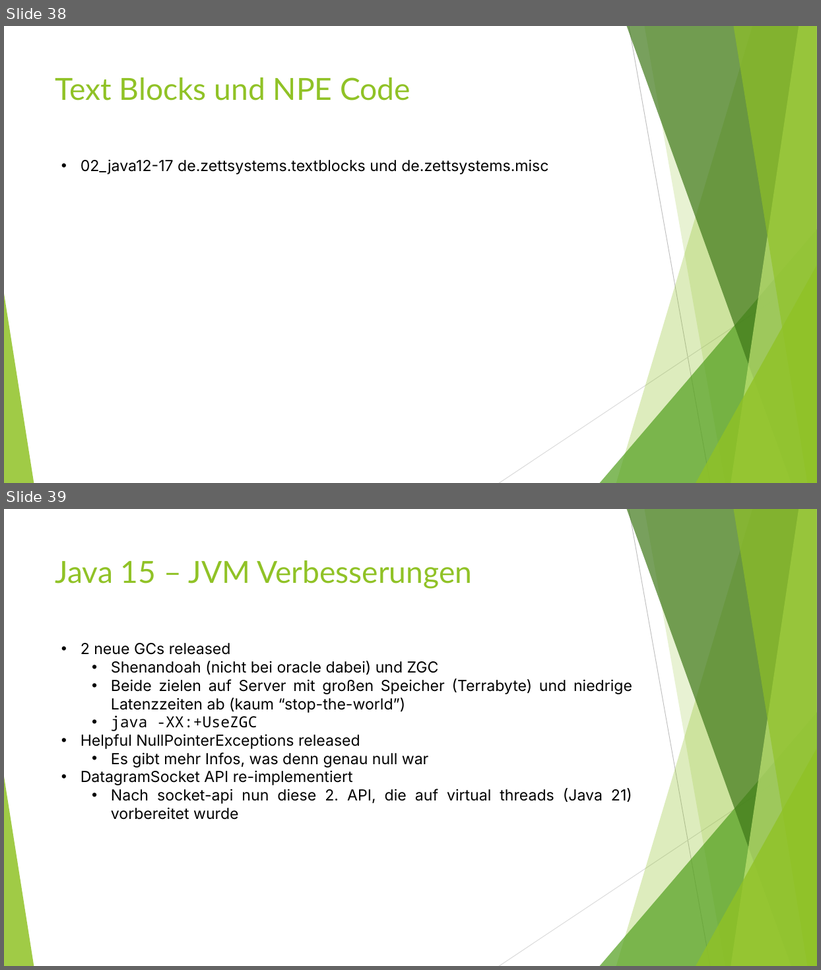
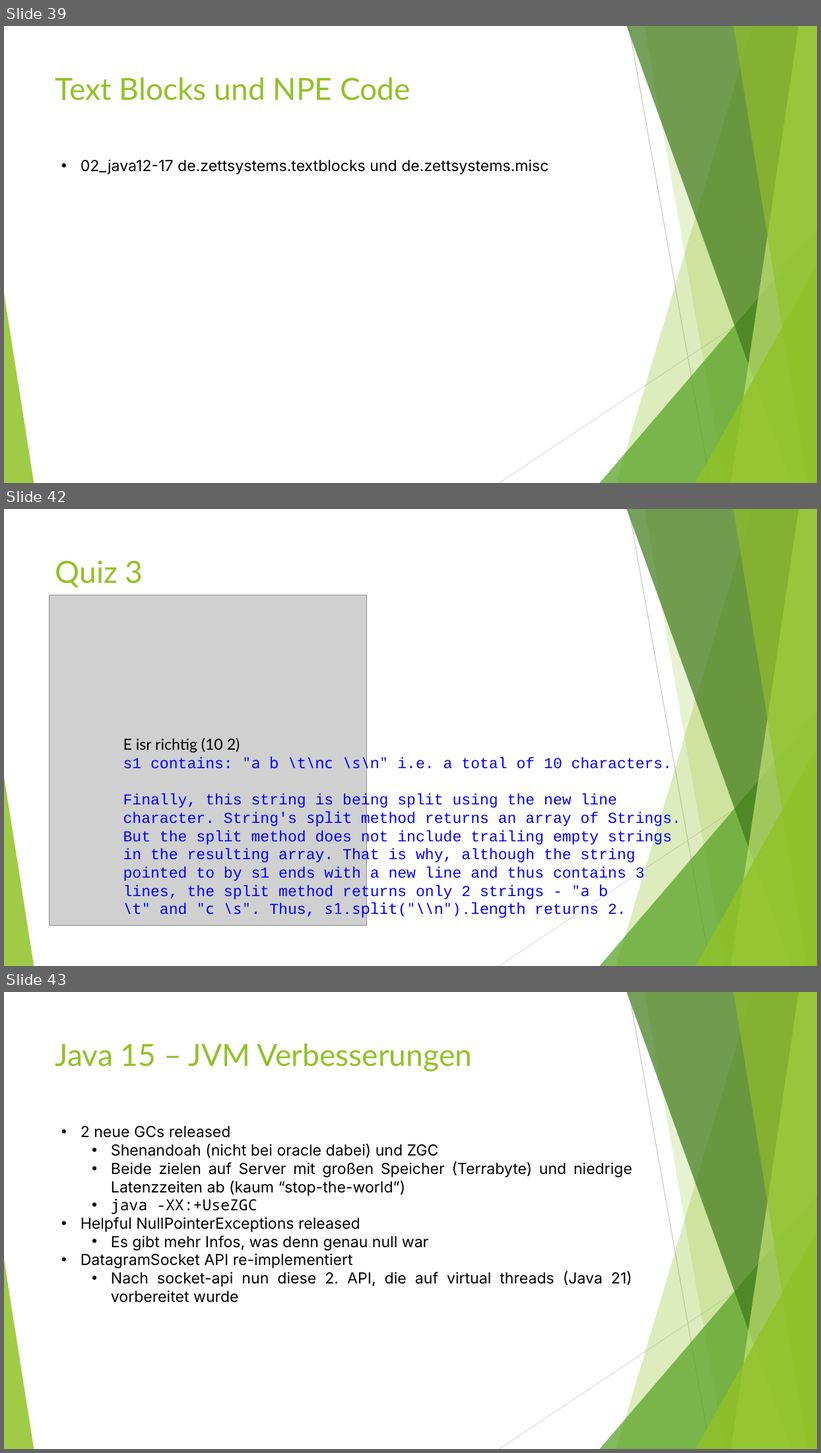
Before and after one commit to MichaelZett/20250210_java_12_17, a slide deck: Neuerungen_Java_12_17.pptx. Shown one above the other, each under a label of ours: slides 38 and 39 before the commit, slides 39, 42 and 43 after it; the slides between them are not shown. The pictures are 821x970 and 821x1453 pixels, drawn with LibreOffice and Linux fonts; fonts in the diff are those of the drawing; grey boxes stand for pictures. Boxes give left, top, right and bottom in pixels: in the first picture for what was removed or moved away, otherwise in the second. Text is boxed around its words. In the diff, an @@ line names an element or a change of style, - is before the commit and + after.

```diff
--- a/Neuerungen_Java_12_17.pptx
+++ b/Neuerungen_Java_12_17.pptx
@@ slide 42 added at (x1=4, y1=509, x2=817, y2=966), background #FFFFFF; not listed: 10 template elements that a slide beside it also shows @@
@@ title added at (x1=55, y1=560, x2=143, y2=588), 36 pt, text #90C226 @@
+Quiz 3
@@ picture added at (x1=49, y1=595, x2=366, y2=925) @@
@@ text added at (x1=123, y1=738, x2=681, y2=918), 18 pt, text #0000FF @@
+E isr richtig (10 2)
+s1 contains: "a b \t\nc \s\n" i.e. a total of 10 characters.
+Finally, this string is being split using the new line character. String's split method returns an array of Strings. But the split method does not include trailing empty strings in the resulting array. That is why, although the string pointed to by s1 ends with a new line and thus contains 3 lines, the split method returns only 2 strings - "a b \t" and "c \s". Thus, s1.split("\\n").length returns 2.
@@ what was slide 38 is now slide 39 @@
@@ what was slide 39 is now slide 43 @@
```
Also in this commit, not shown: 3 slides changed, 4 other slides added, 1 other file.
